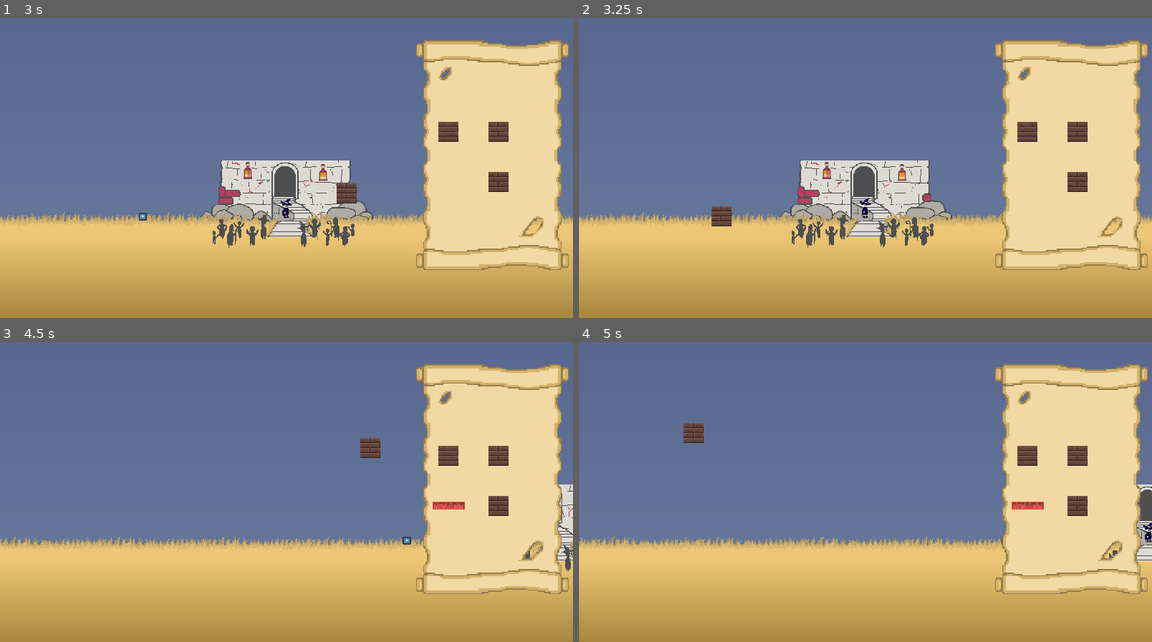
Above: before the commit, frames 1-4 (two rows, left to right).
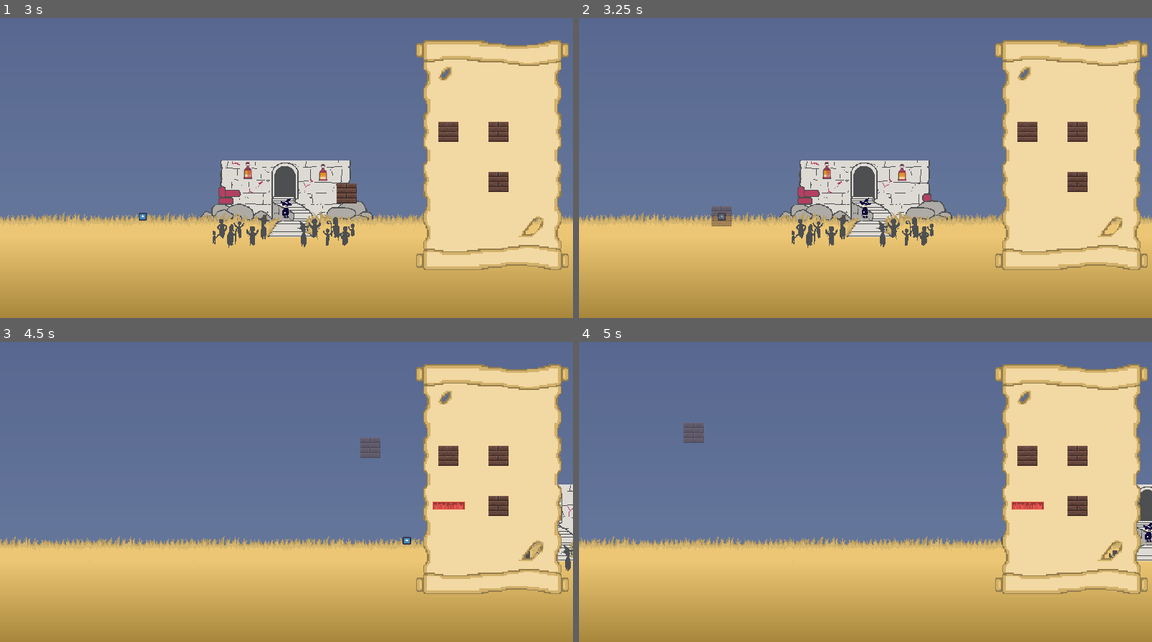
Above: after the commit, the same moments.

Repository: dicemaster5/Summon2Scale
Game: Godot game, scene res://scenes/main.tscn
The game is run twice, just before and just after one commit, with the same random seed, the same clock (stepped at 60 frames per second) and the same inputs. The engine's default icon, where the game draws it, is replaced by a stand-in: a white triangle on a blue panel in a dark square.
Inputs (mouse positions are in pixels of both pictures, inside the frame that each line leads up to):
- Up to frame 1 (3 s): drag from (498, 183) to (143, 216) at 0.52 s; click "CLIMB!" at 1.25 s; click "START NOW" at 2 s; drag from (446, 183) to (143, 216) at 2.77 s
- Up to frame 2 (3.25 s): no input
- Up to frame 3 (4.5 s): move the mouse to (446, 507) at 3.52 s; hold A (move_left) 3.53-4.25 s; click (446, 507) at 3.6 s; drag from (498, 456) to (114, 432) at 4.27 s
- Up to frame 4 (5 s): no input

Frame 1 is identical in both runs. In frame 2, 0.2% of the frame differs, in the area x 23-27%, y 62-70%; in frame 3, 0.2%, in the area x 62-67%, y 31-39%; in frame 4, 0.2%.

Commit message:
alter opacity of block

Diff:
--- a/systems/draggable_block.gd
+++ b/systems/draggable_block.gd
@@ -12,6 +12,12 @@
 func _process(_delta: float) -> void:
 	if held:
 		global_position = get_global_mouse_position()
+		if Globals.mouse_in_tower_area:
+			modulate.a = 1.0
+		elif not Globals.mouse_in_tower_area:
+			modulate.a = 0.5
+	else:
+		modulate.a = 1.0
 
 func _input_event(viewport, event, shape_idx):
 	if event is InputEventMouseButton:
